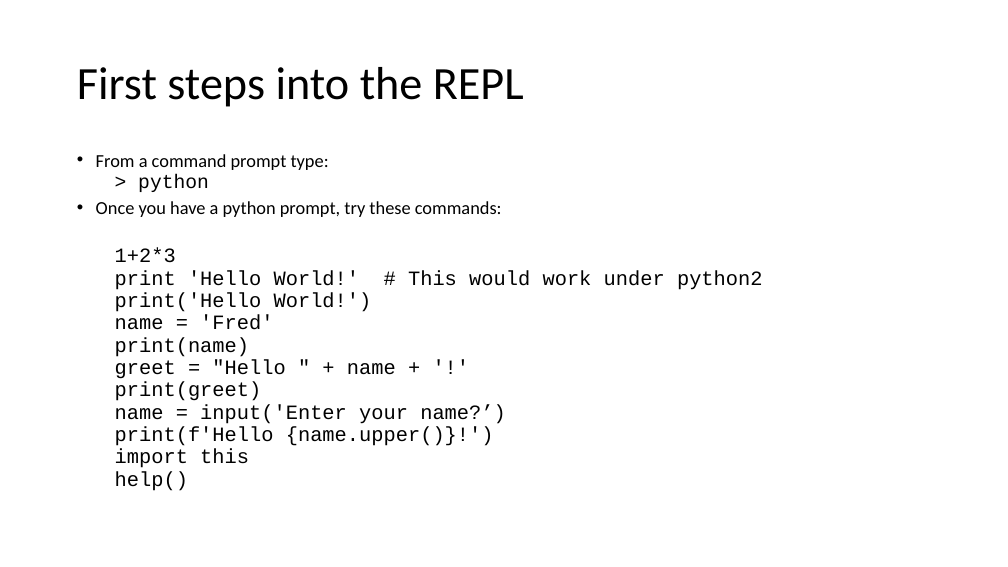
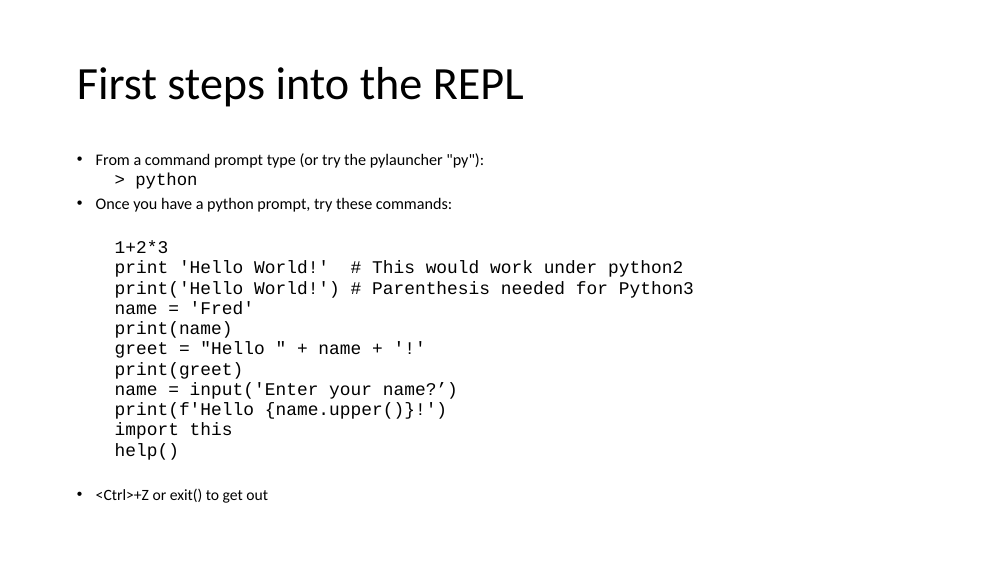
Before and after one commit to mrkbutty/PythonTutButty01, a slide deck: slide 14 of PyTut1_Intro.pptx (slide 12 before the commit). Drawn at 1008x567 pixels with LibreOffice and Linux fonts; fonts in the diff are those of the drawing. Boxes give left, top, right and bottom in pixels: in the first picture for what was removed or moved away, otherwise in the second. Text is boxed around its words. In the diff, an @@ line names an element or a change of style, - is before the commit and + after.

```diff
--- a/PyTut1_Intro.pptx
+++ b/PyTut1_Intro.pptx
@@ text at [96, 153, 484, 168]: text changed; size 17.5 to 15.4 pt @@
-• From a command prompt type:
+• From a command prompt type (or try the pylauncher "py"):
@@ text at [96, 173, 683, 460]: size 18.8 to 16.5 pt in "> python"; size 17.5 to 15.4 pt in "Once you have a python prompt, try ..."; size 19.4 to 17.1 pt in "1+2*3", "print 'Hello World!' # This would work ...", "name = 'Fred'", "print(name)" and 6 more places @@
@@ text at [115, 281, 694, 298]: text changed; size 19.4 to 17.1 pt @@
-  print('Hello World!')
+  print('Hello World!') # Parenthesis needed for Python3
@@ text at [96, 489, 268, 503]: paragraph added @@
+• <Ctrl>+Z or exit() to get out
```
Also in this commit, not shown: 15 other slides changed, 6 slides added, 3 slides removed, 2 other files.
